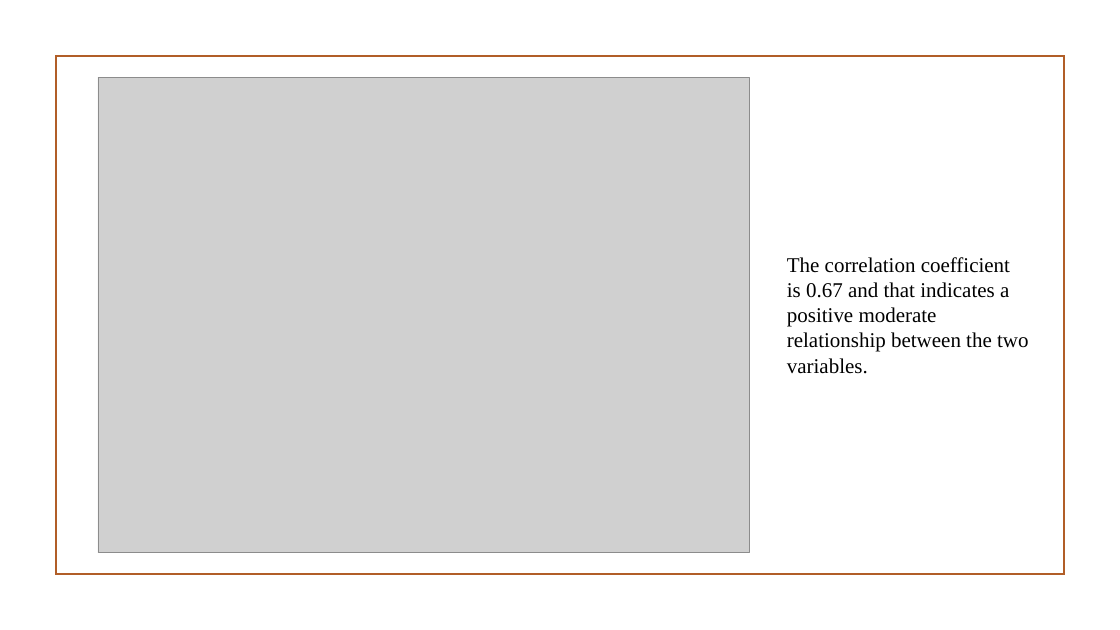
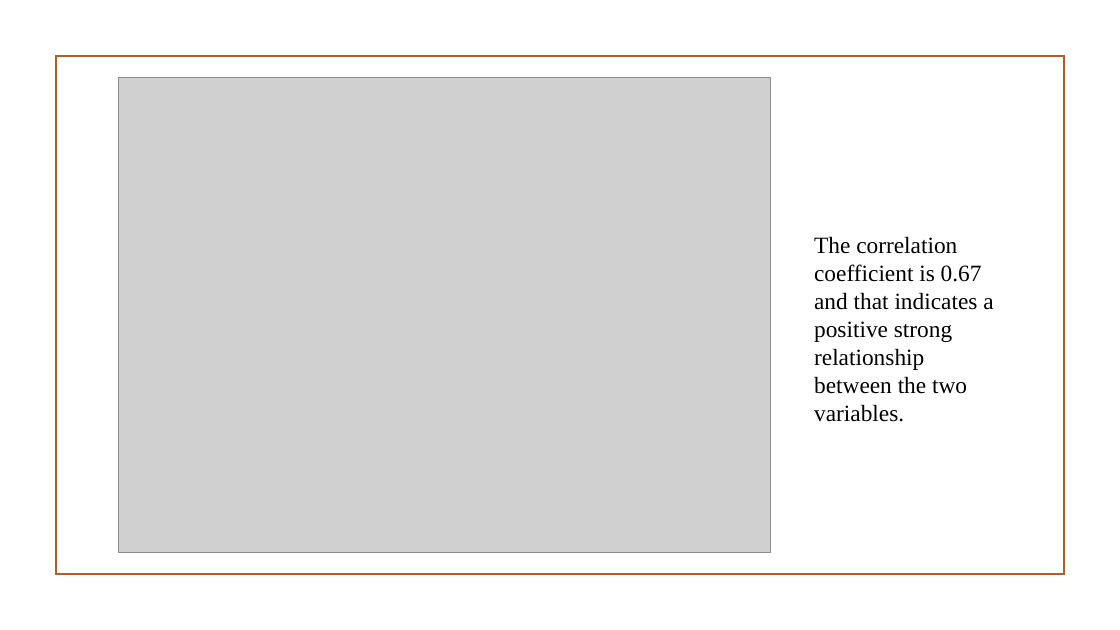
Before and after one commit to daveknockwin/MSDSCaseStudy1, a slide deck: slide 22 of The Pursuit of Hoppiness.pptx (slide 19 before the commit). Drawn at 1120x630 pixels with LibreOffice and Linux fonts; fonts in the diff are those of the drawing; grey boxes stand for pictures; background and template pictures are left out. Boxes give left, top, right and bottom in pixels: in the first picture for what was removed or moved away, otherwise in the second. Text is boxed around its words. In the diff, an @@ line names an element or a change of style, - is before the commit and + after.

```diff
--- a/The Pursuit of Hoppiness.pptx
+++ b/The Pursuit of Hoppiness.pptx
@@ picture moved from (x1=98, y1=77, x2=749, y2=553) to (x1=118, y1=77, x2=770, y2=553) @@
@@ text at (x1=814, y1=236, x2=993, y2=394): text changed; size 18 to 20 pt @@
-The correlation coefficient is 0.67 and that indicates a positive moderate relationship between the two variables.
+The correlation coefficient is 0.67 and that indicates a positive strong relationship between the two variables.
```
Also in this commit, not shown: 16 other slides changed, 8 slides added, 3 slides removed.
